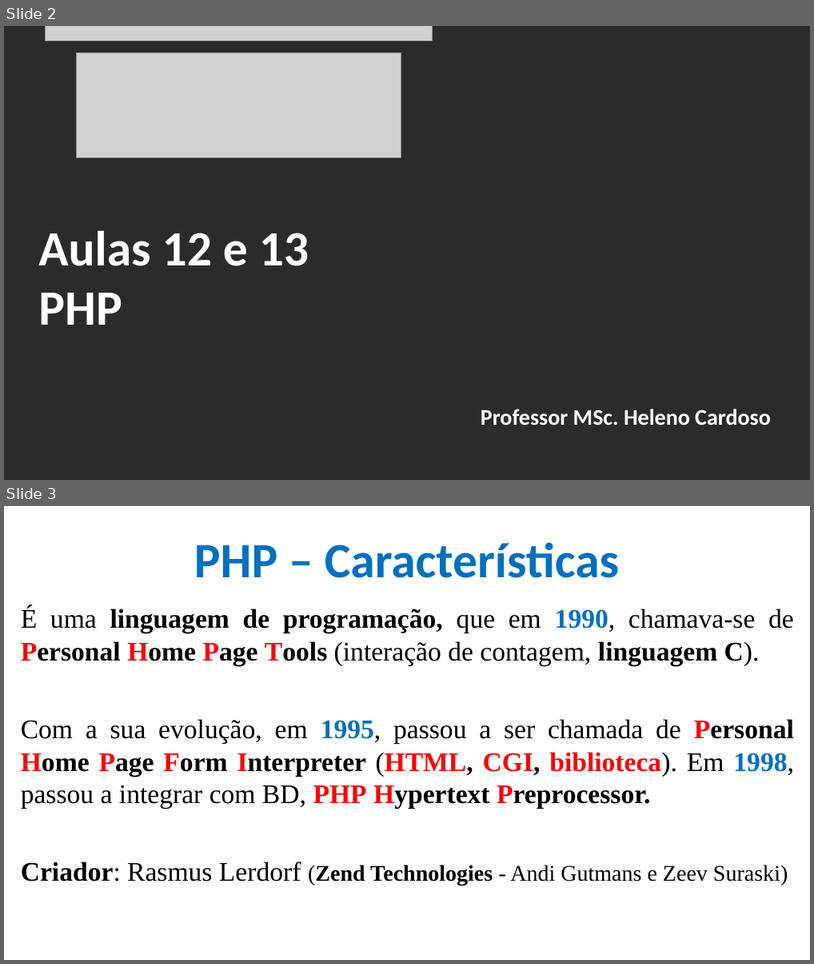
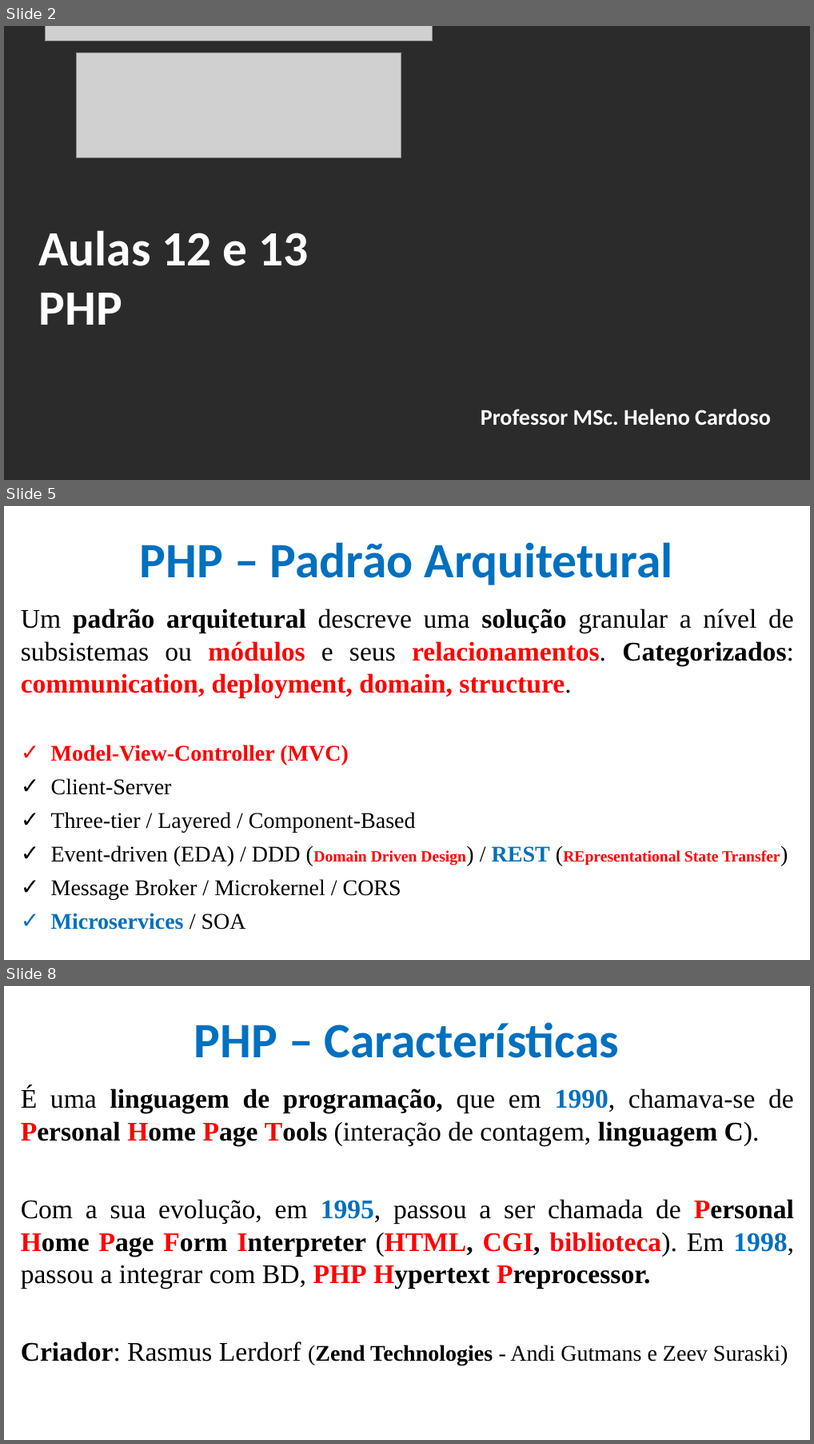
Before and after one commit to CloudEducationBrazil/WydenDesenvolvimentoWebPHP, a slide deck: 01 Classes/Aula 12 e 13 Desenvolvimento Web PHP - PHP.pptx. Shown one above the other, each under a label of ours: slides 2 and 3 before the commit, slides 2, 5 and 8 after it; the slides between them are not shown. The pictures are 814x964 and 814x1444 pixels, drawn with LibreOffice and Linux fonts; fonts in the diff are those of the drawing; grey boxes stand for pictures; background and template pictures are left out; a plain dark background stands for a picture behind light text. Boxes give left, top, right and bottom in pixels: in the first picture for what was removed or moved away, otherwise in the second. Text is boxed around its words. In the diff, an @@ line names an element or a change of style, - is before the commit and + after.

```diff
--- a/01 Classes/Aula 12 e 13 Desenvolvimento Web PHP - PHP.pptx
+++ b/01 Classes/Aula 12 e 13 Desenvolvimento Web PHP - PHP.pptx
@@ slide 5 added at [4,506,810,960], background picture (left out) @@
@@ title added at [140,542,674,585], 44 pt, text #0070C0, bold @@
+PHP – Padrão Arquitetural
@@ text added at [21,608,794,929], 24 pt, text #000000, bold @@
+Um padrão arquitetural descreve uma solução granular a nível de subsistemas ou módulos e seus relacionamentos. Categorizados: communication, deployment, domain, structure.
+✓ Model-View-Controller (MVC)
+✓ Client-Server
+✓ Three-tier / Layered / Component-Based
+✓ Event-driven (EDA) / DDD (Domain Driven Design) / REST (REpresentational State Transfer)
+✓ Message Broker / Microkernel / CORS
+✓ Microservices / SOA
@@ what was slide 3 is now slide 8 @@
```
Also in this commit, not shown: 4 other slides added, 2 other files.
